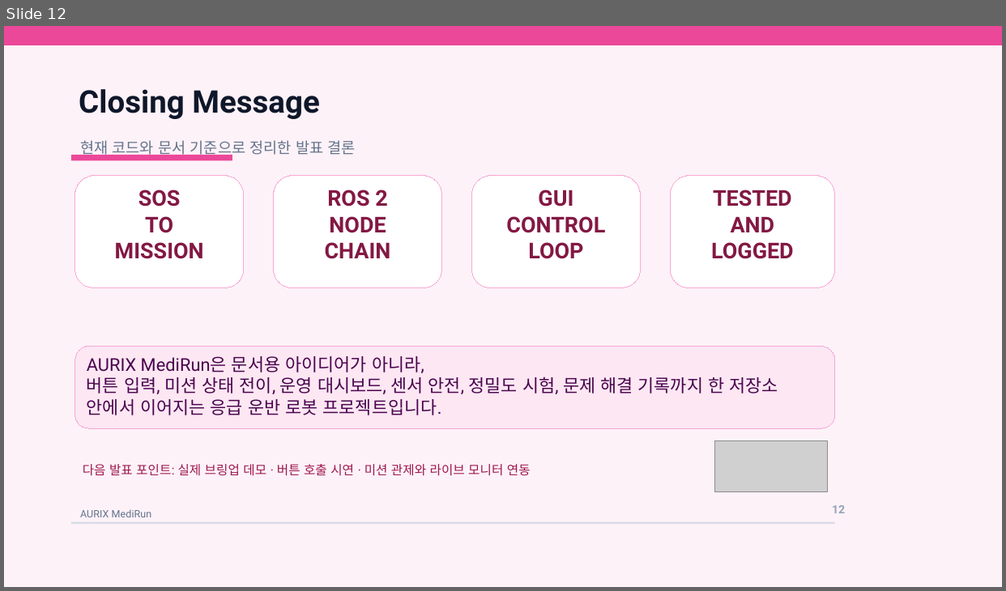
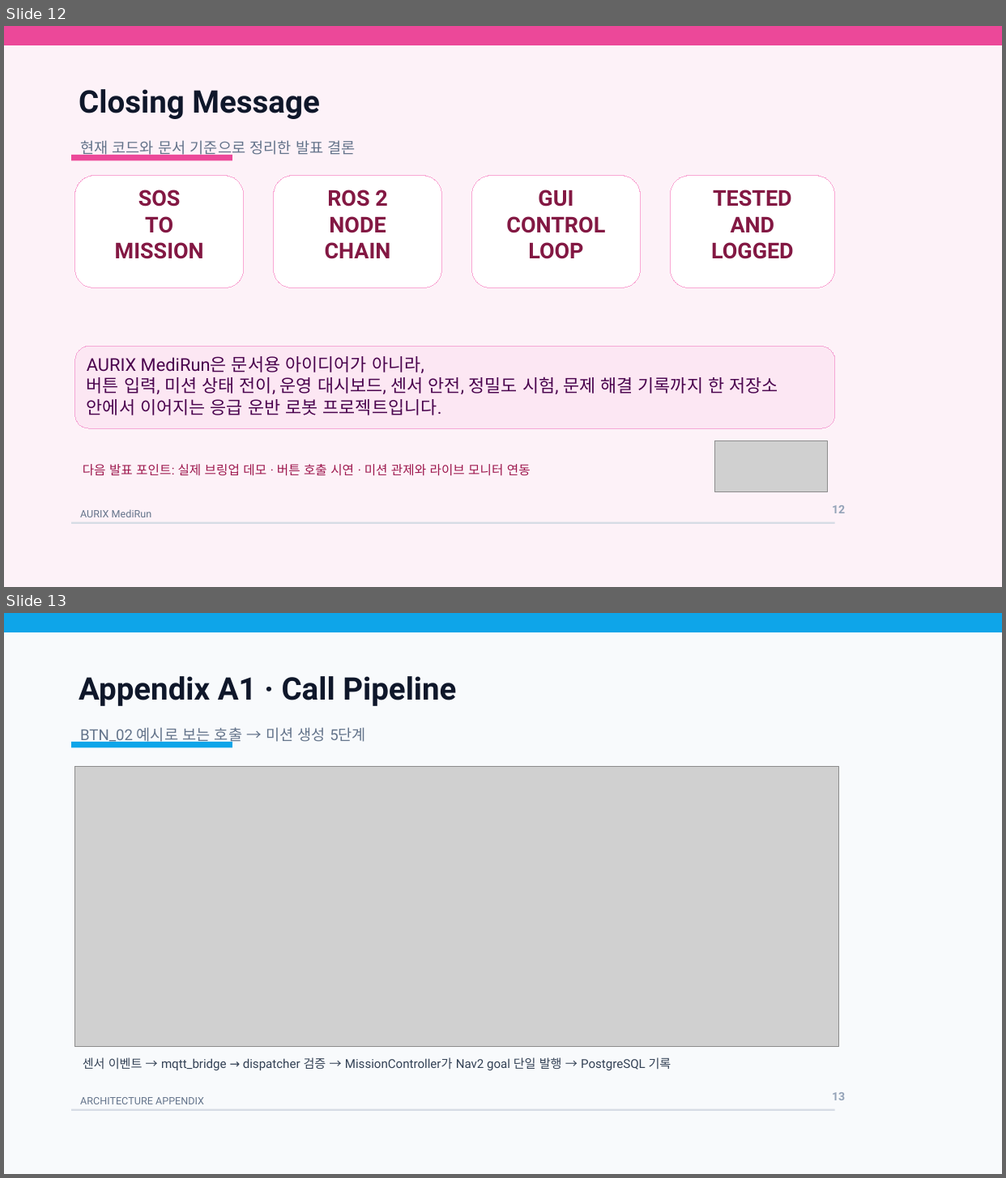
Before and after one commit to DTRos2/aurix_medirun, a slide deck: ppt/AURIX_MediRun_발표자료.pptx. Shown one above the other, each under a label of ours: slide 12 before the commit, slides 12 and 13 after it. The pictures are 1006x591 and 1006x1178 pixels, drawn with LibreOffice and Linux fonts; fonts in the diff are those of the drawing; grey boxes stand for pictures. Boxes give left, top, right and bottom in pixels: in the first picture for what was removed or moved away, otherwise in the second. Text is boxed around its words. In the diff, an @@ line names an element or a change of style, - is before the commit and + after.

```diff
--- a/ppt/AURIX_MediRun_발표자료.pptx
+++ b/ppt/AURIX_MediRun_발표자료.pptx
@@ slide 13 added at [4,613,1002,1174], background #F6F8FB @@
@@ rectangle added at [4,613,1002,1174], fill #F8FAFC @@
@@ rectangle added at [4,613,1002,632], fill #0EA5E9 @@
@@ text added at [79,676,456,706], 30 pt, text #0F172A, bold @@
+Appendix A1 · Call Pipeline
@@ text added at [80,727,366,745], 14.5 pt, text #64748B @@
+BTN_02 예시로 보는 호출 → 미션 생성 5단계
@@ rectangle added at [71,742,232,747], fill #0EA5E9 @@
@@ picture added at [75,766,839,1047] @@
@@ text added at [83,1058,671,1071], 11.8 pt, text #334155 @@
+센서 이벤트 → mqtt_bridge → dispatcher 검증 → MissionController가 Nav2 goal 단일 발행 → PostgreSQL 기록
@@ text added at [80,1097,204,1105], 9.8 pt, text #64748B @@
+ARCHITECTURE APPENDIX
@@ text added at [832,1093,845,1101], 11 pt, text #94A3B8, bold @@
+13
@@ rectangle added at [71,1110,835,1112], fill #D6DCE5 @@
```
Also in this commit, not shown: 4 other slides added, 2 other files.
